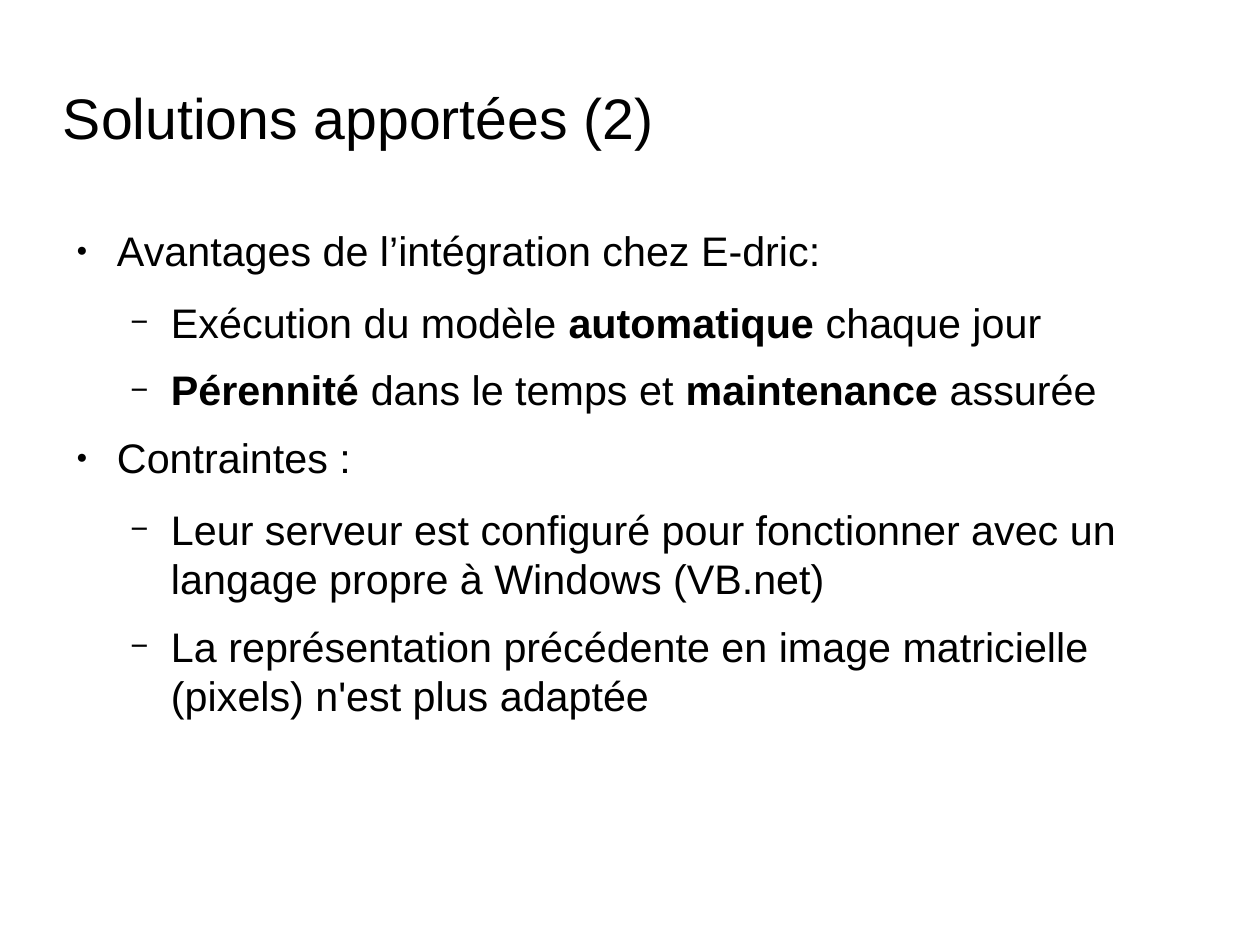
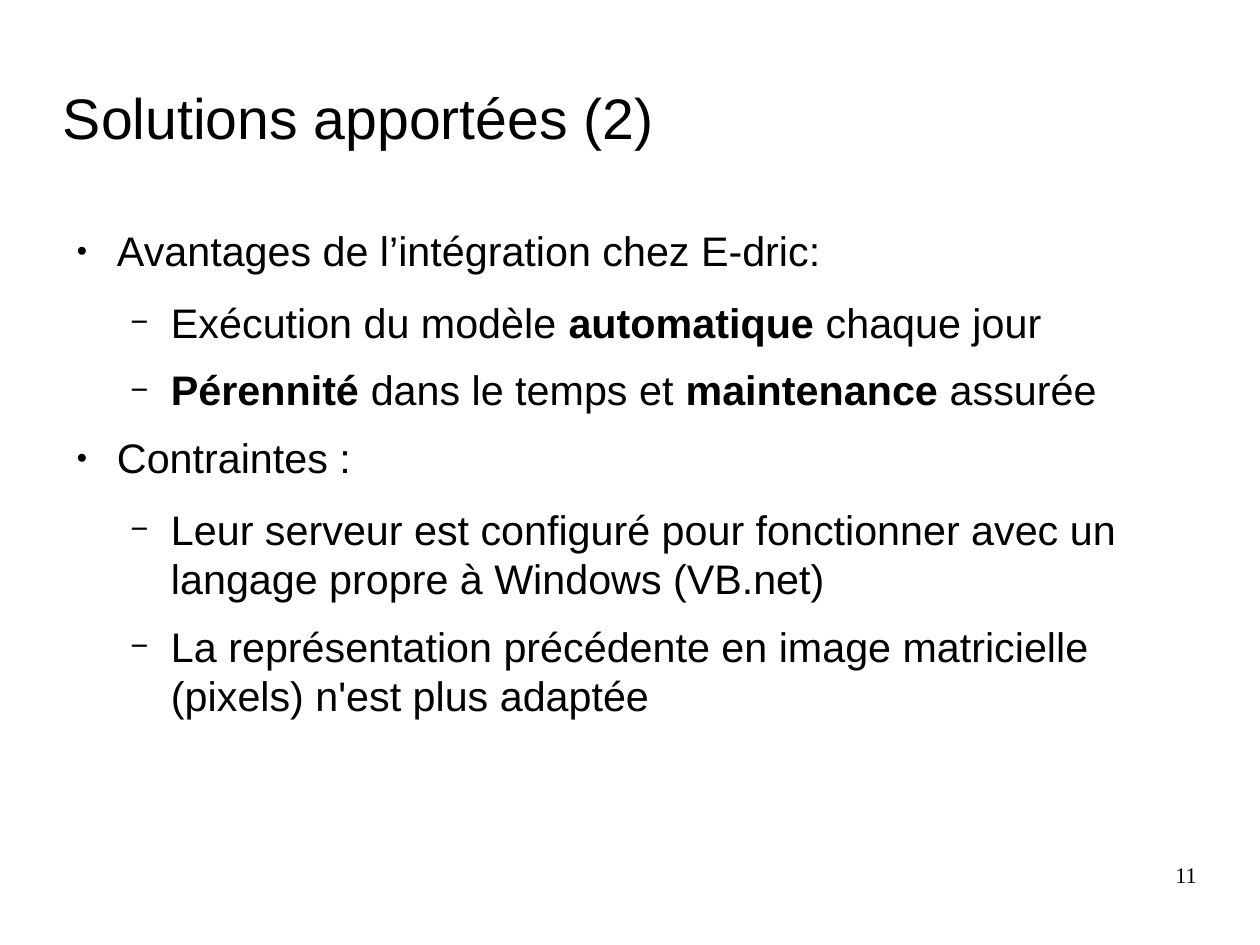
Before and after one commit to nesta7/designProject, a slide deck: slide 11 of presentation_6_juin_Broc.odp. Drawn at 1260x945 pixels with LibreOffice and Linux fonts; fonts in the diff are those of the drawing; background and template pictures are left out. Boxes give left, top, right and bottom in pixels: in the first picture for what was removed or moved away, otherwise in the second. Text is boxed around its words. In the diff, an @@ line names an element or a change of style, - is before the commit and + after.

```diff
--- a/presentation_6_juin_Broc.odp
+++ b/presentation_6_juin_Broc.odp
@@ page number added at bbox=[1175, 868, 1196, 883], 14 pt, text #000000 @@
+11
```
Also in this commit, not shown: 15 other slides changed, 1 other file.
